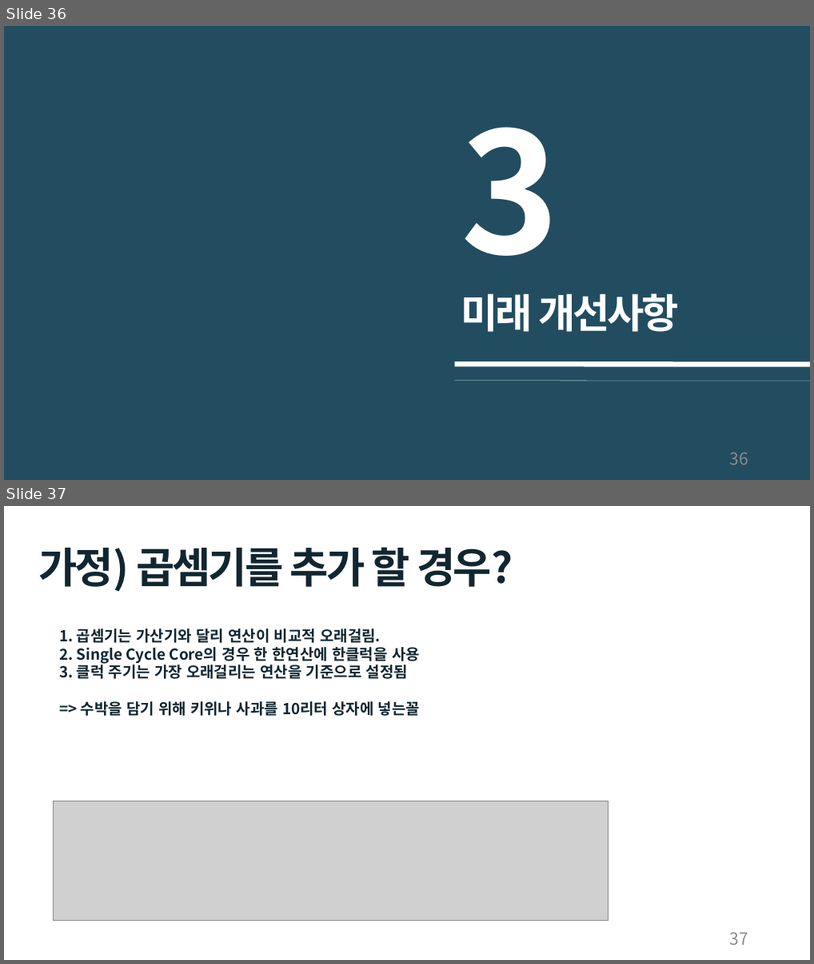
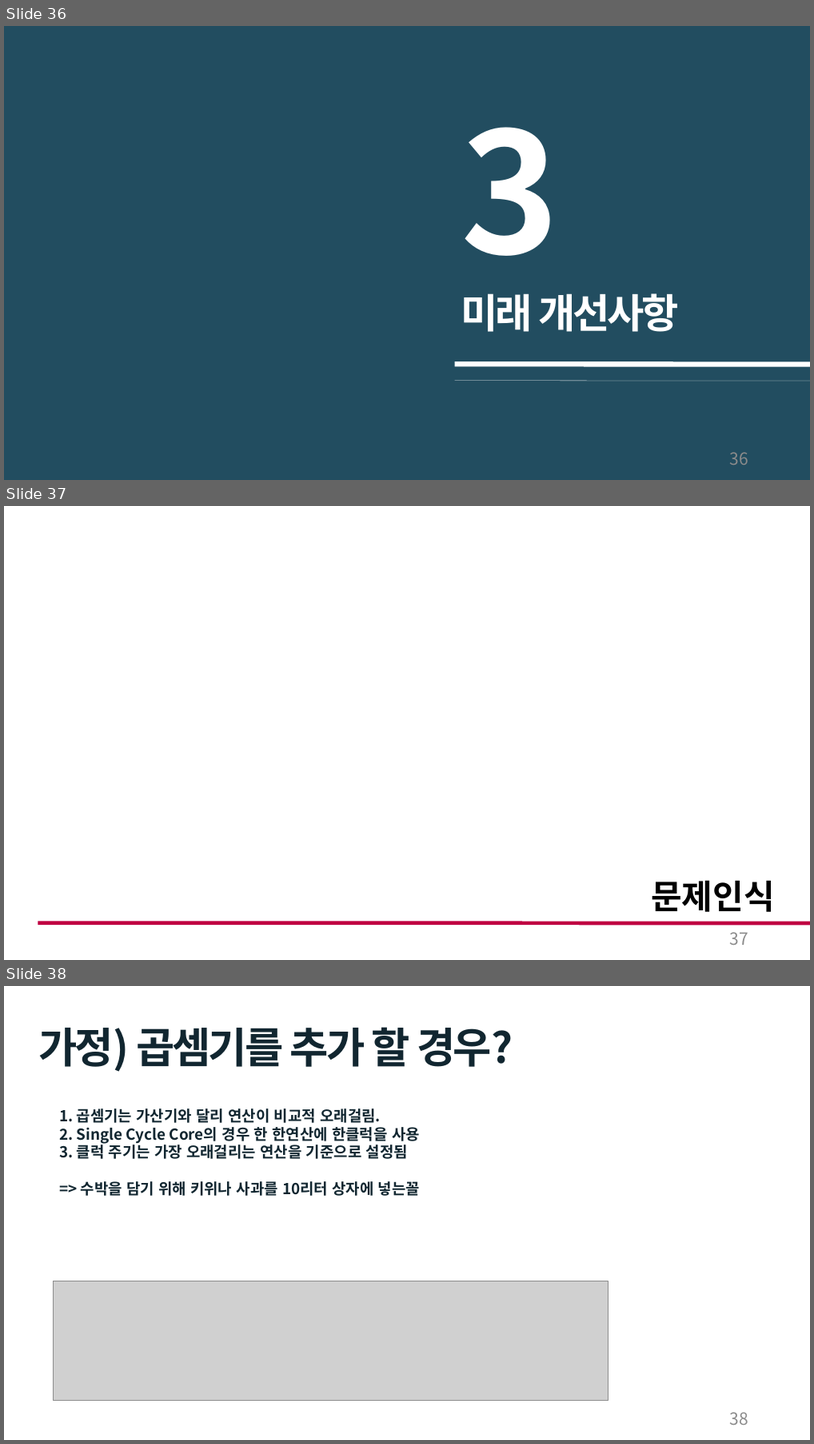
Before and after one commit to cong2738/my_RISC-V, a slide deck: Single Cycle RISC-V 발표_박호윤.pptx. Shown one above the other, each under a label of ours: slides 36 and 37 before the commit, slides 36, 37 and 38 after it. The pictures are 814x964 and 814x1444 pixels, drawn with LibreOffice and Linux fonts; fonts in the diff are those of the drawing; grey boxes stand for pictures. Boxes give left, top, right and bottom in pixels: in the first picture for what was removed or moved away, otherwise in the second. Text is boxed around its words. In the diff, an @@ line names an element or a change of style, - is before the commit and + after.

```diff
--- a/Single Cycle RISC-V 발표_박호윤.pptx
+++ b/Single Cycle RISC-V 발표_박호윤.pptx
@@ slide 37 added at box(4, 506, 810, 960), background #FFFFFF @@
@@ text added at box(651, 880, 774, 912), 40 pt, text #000000, bold @@
+문제인식
@@ line added from (38, 923) to (810, 923), #BF0041 4.51 pt @@
@@ page number added at box(730, 932, 748, 944), 20 pt, text #8C8C8C @@
+37
@@ what was slide 37 is now slide 38 @@
@@ page number at box(730, 1412, 748, 1424): text changed @@
-37
+38
```
Also in this commit, not shown: 1 slide changed, 1 other slide added.
